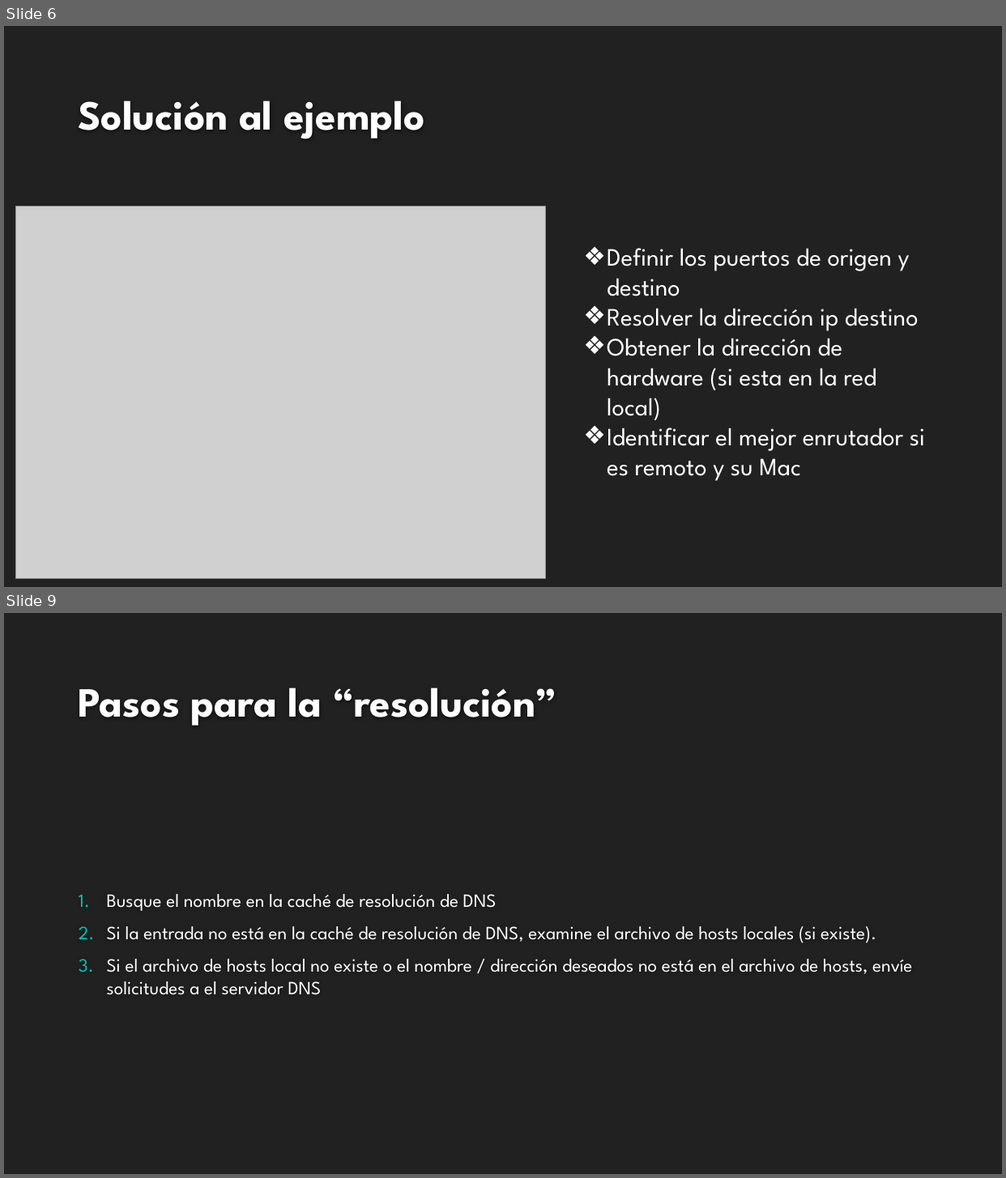
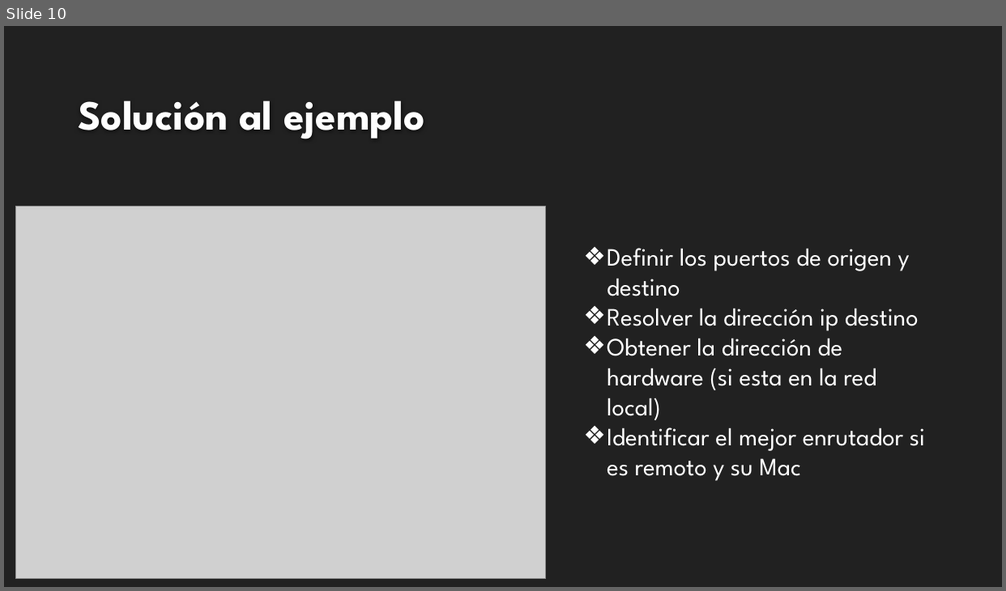
Before and after one commit to Omar-Vazquez-C/Tareas-Telecom, a slide deck: Presentacion Chapter 14 Vazquez Canto Andres.pptx. Shown one above the other, each under a label of ours: slides 6 and 9 before the commit, slide 10 after it; the slides between them are not shown. The pictures are 1006x1178 and 1006x591 pixels, drawn with LibreOffice and Linux fonts; fonts in the diff are those of the drawing; grey boxes stand for pictures; background and template pictures are left out. Boxes give left, top, right and bottom in pixels: in the first picture for what was removed or moved away, otherwise in the second. Text is boxed around its words. In the diff, an @@ line names an element or a change of style, - is before the commit and + after.

```diff
--- a/Presentacion Chapter 14 Vazquez Canto Andres.pptx
+++ b/Presentacion Chapter 14 Vazquez Canto Andres.pptx
@@ slide 9 removed at box(4, 613, 1002, 1174), background #212121 @@
@@ title removed at box(78, 688, 557, 726) @@
-Pasos para la “resolución”
@@ text removed at box(107, 894, 912, 995) @@
-1. Busque el nombre en la caché de resolución de DNS
-2. Si la entrada no está en la caché de resolución de DNS, examine el archivo de hosts locales (si existe).
-3. Si el archivo de hosts local no existe o el nombre / dirección deseados no está en el archivo de hosts, envíe solicitudes a el servidor DNS
@@ what was slide 6 is now slide 10 @@
```
Also in this commit, not shown: 3 slides changed, 5 slides added, 8 other slides removed.
